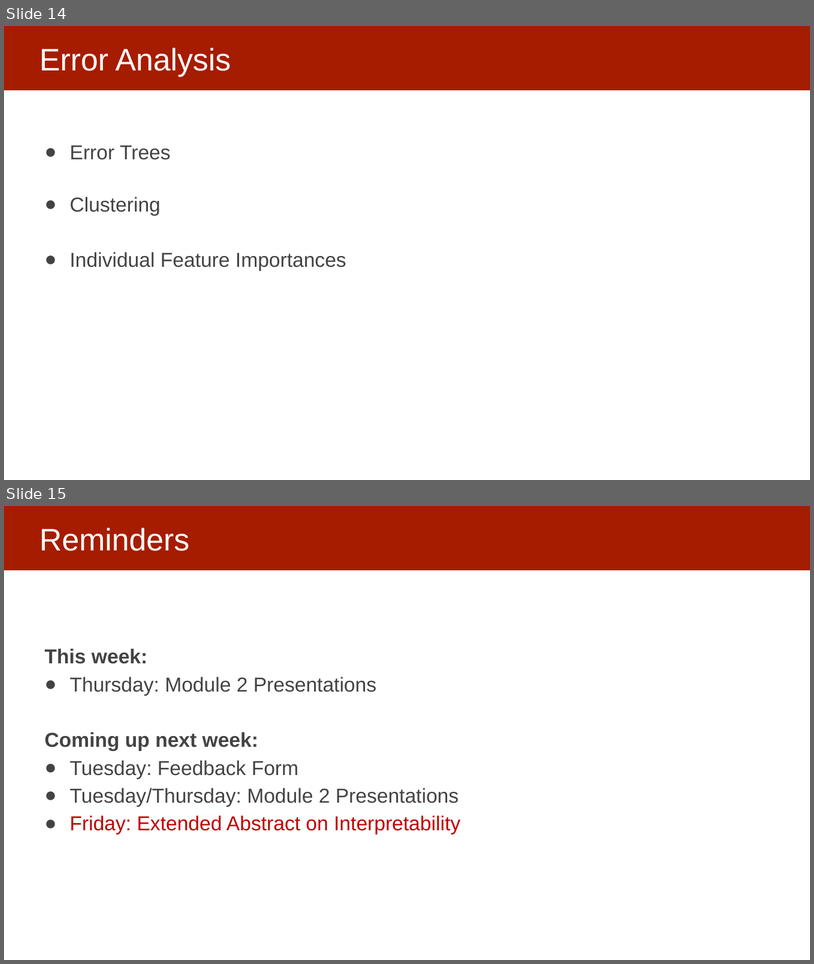
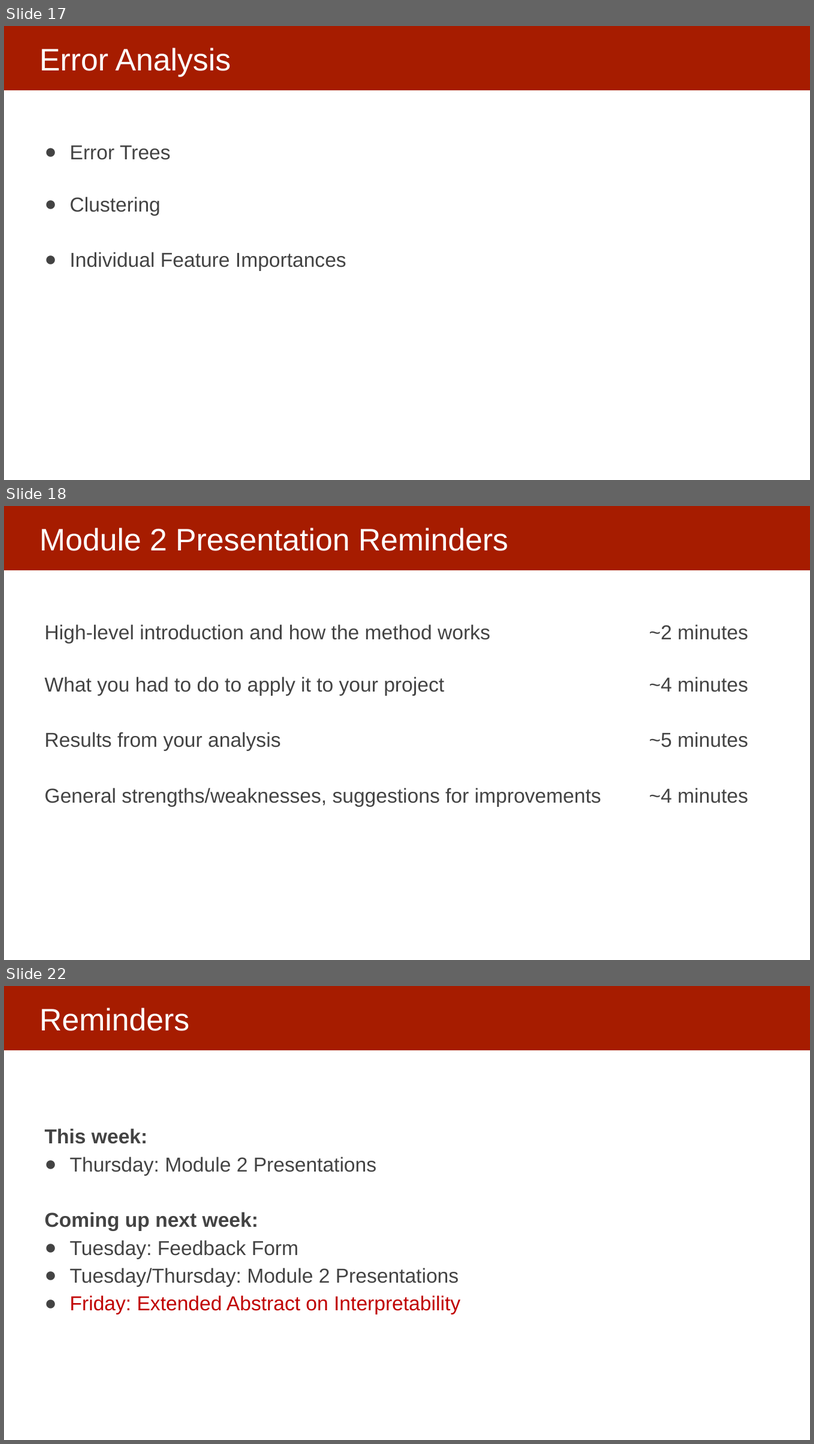
Before and after one commit to dssg/MLinPractice, a slide deck: Lectures/Lecture14-UnderstandingModels.pptx. Shown one above the other, each under a label of ours: slides 14 and 15 before the commit, slides 17, 18 and 22 after it; the slides between them are not shown. The pictures are 814x964 and 814x1444 pixels, drawn with LibreOffice and Linux fonts; fonts in the diff are those of the drawing. Boxes give left, top, right and bottom in pixels: in the first picture for what was removed or moved away, otherwise in the second. Text is boxed around its words. In the diff, an @@ line names an element or a change of style, - is before the commit and + after.

```diff
--- a/Lectures/Lecture14-UnderstandingModels.pptx
+++ b/Lectures/Lecture14-UnderstandingModels.pptx
@@ slide 18 added at (4, 506, 810, 960), background #FFFFFF; not listed: 1 template element that a slide beside it also shows @@
@@ title added at (39, 528, 509, 551), 37 pt, text #FFFFFF @@
+Module 2 Presentation Reminders
@@ text added at (45, 624, 749, 807), 24 pt, text #434343 @@
+High-level introduction and how the method works ~2 minutes
+What you had to do to apply it to your project ~4 minutes
+Results from your analysis ~5 minutes
+General strengths/weaknesses, suggestions for improvements ~4 minutes
@@ what was slide 14 is now slide 17 @@
@@ what was slide 15 is now slide 22 @@
```
Also in this commit, not shown: 1 slide changed, 6 other slides added.
